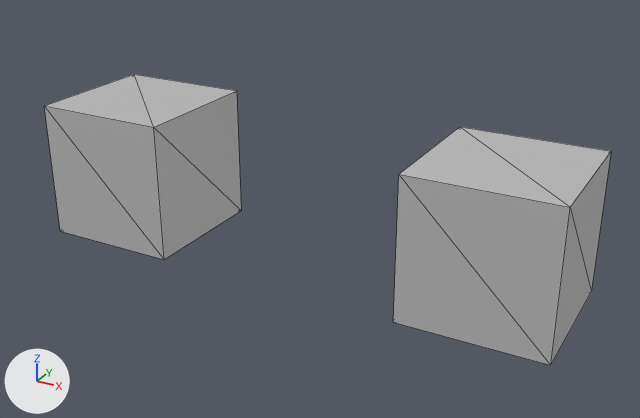
Two versions of the glTF model GeneratorFlow.glb, one commit apart.
Both versions are drawn from a camera (50 mm lens) standing at (0.0216, -0.0496, 0.0524) and looking at (-0.0068, 0.002, 0.0266). Arrows for +X, +Y and +Z are at lower left; the lights stay in place. Both versions are drawn at frame 44 of the action 'All Animations'; the numbers are the values there. Mesh edges are drawn as thin lines.

The first picture shows 'flow', 'flow1'.
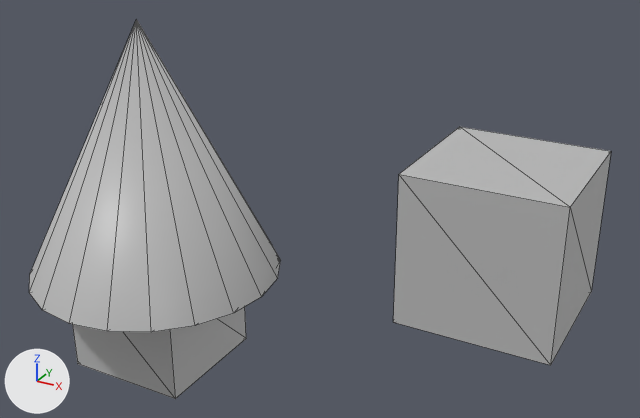
Where the change shows, as pixel boxes [x1, y1, x2, y2] in the pictures (640 x 418 px):
'pCone1', added
    after: [29, 19, 280, 332]
'flow', moved, turned
    before: [44, 74, 241, 260]
    after: [72, 307, 246, 399]

The change, as a diff of the scene's bpy script:
```diff
--- a/GeneratorFlow.glb.py
+++ b/GeneratorFlow.glb.py
@@ me_pcone1 @@
+me_pcone1.from_pydata(...)  # a 20-sided cone pointing to +z spanning x -0.01..0.01, y -0.01..0.01, z -0.01..0.01
+me_pcone1.materials.append(mat_lambert1)  # grey #bcbcbc
@@ ob_flow @@
 ob_flow.parent = ob_group1
-ob_flow.location = (-0.0207, 0.0, 0.0285)
+ob_flow.location = (-0.0207, 0.0, 0.0164)
+ob_flow.rotation_euler = (0.0, -3.142, 0.0)  # degrees (0, -180, 0)
@@ ob_pcone1 @@
+ob_pcone1 = bpy.data.objects.new('pCone1', me_pcone1)
+ob_pcone1.parent = ob_flow
+ob_pcone1.location = (0.0, 0.0, -0.0129)
+ob_pcone1.rotation_euler = (0.0, 3.142, 0.0)  # degrees (0, 180, 0)
```
